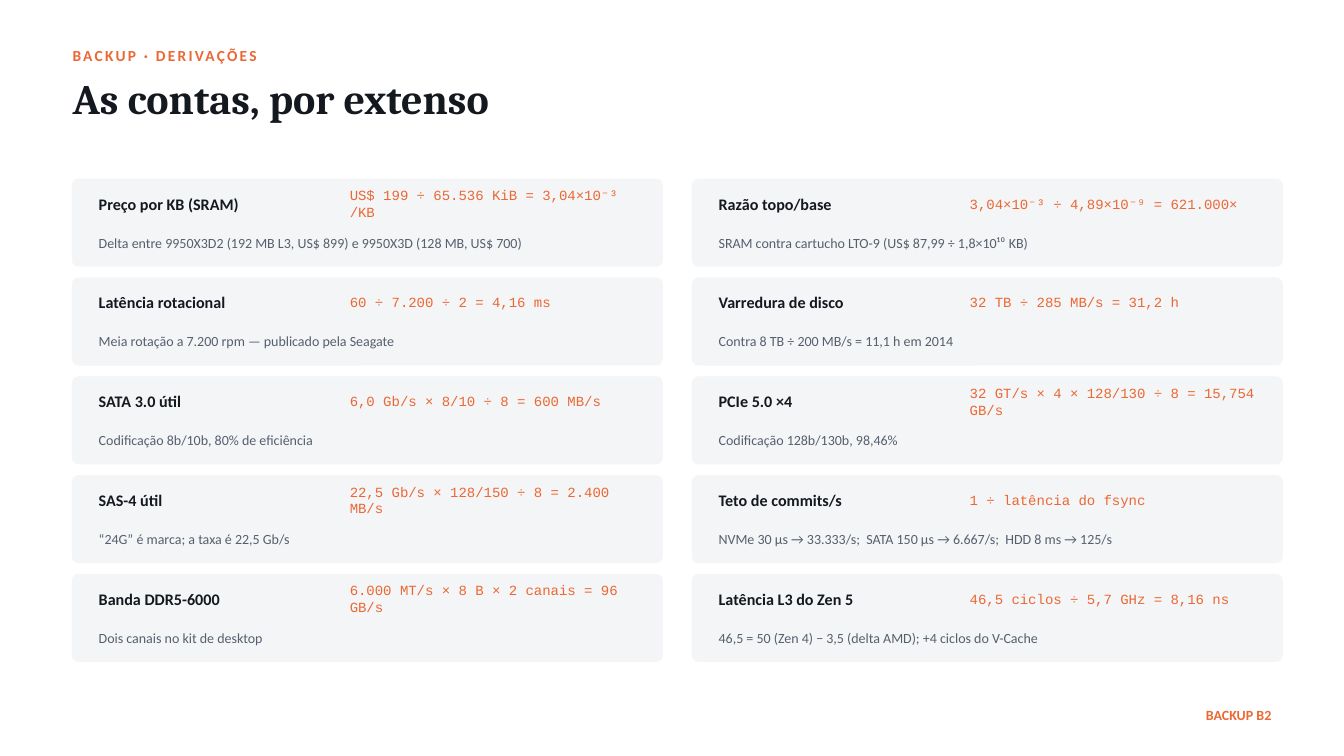
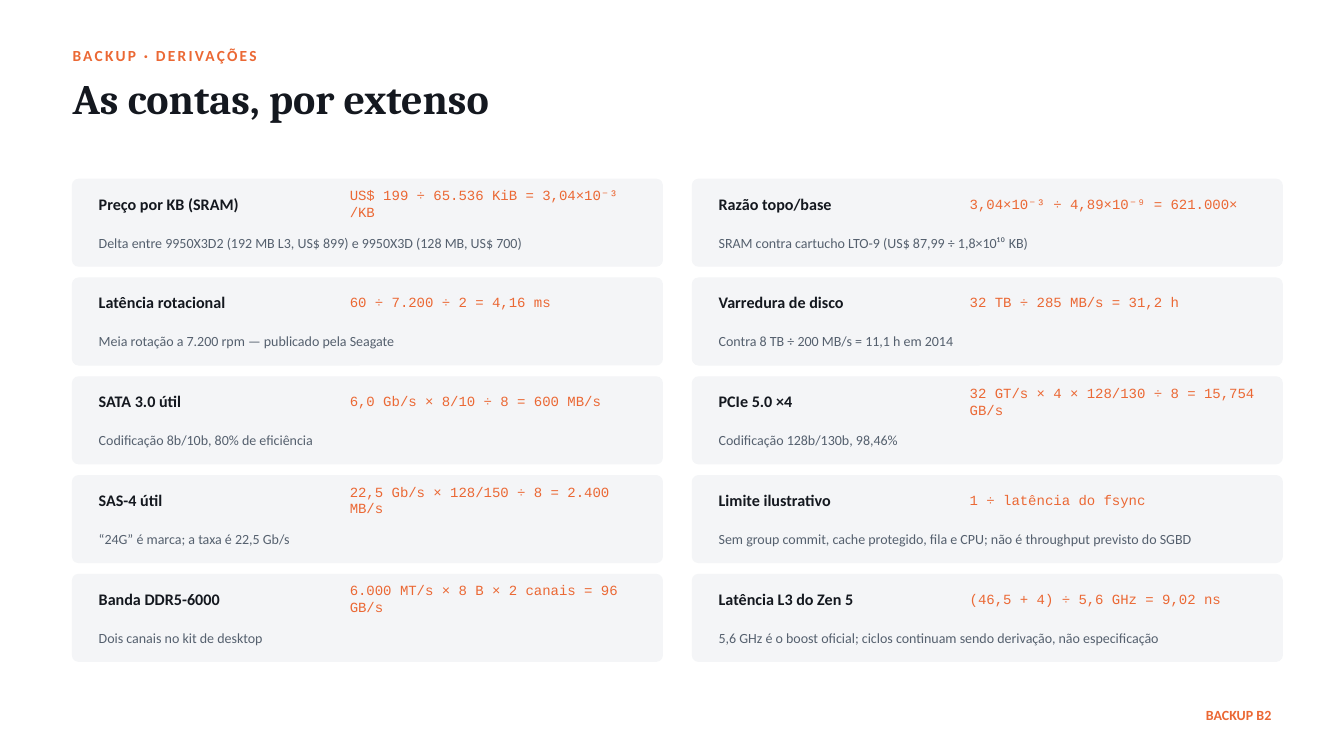
Before and after one commit to guilherme-hu/Trabalho-CBD, a slide deck: slide 28 of Storage e Interfaces/Slides_Armazenamento_SBD.pptx. Drawn at 1344x756 pixels with LibreOffice and Linux fonts; fonts in the diff are those of the drawing. Boxes give left, top, right and bottom in pixels: in the first picture for what was removed or moved away, otherwise in the second. Text is boxed around its words. In the diff, an @@ line names an element or a change of style, - is before the commit and + after.

```diff
--- a/Storage e Interfaces/Slides_Armazenamento_SBD.pptx
+++ b/Storage e Interfaces/Slides_Armazenamento_SBD.pptx
@@ text at (719, 494, 831, 506): text changed @@
-Teto de commits/s
+Limite ilustrativo
@@ text at (719, 534, 1191, 547): text changed @@
-NVMe 30 µs → 33.333/s; SATA 150 µs → 6.667/s; HDD 8 ms → 125/s
+Sem group commit, cache protegido, fila e CPU; não é throughput previsto do SGBD
@@ text at (970, 594, 1221, 607): text changed @@
-46,5 ciclos ÷ 5,7 GHz = 8,16 ns
+(46,5 + 4) ÷ 5,6 GHz = 9,02 ns
@@ text at (719, 633, 1158, 646): text changed @@
-46,5 = 50 (Zen 4) − 3,5 (delta AMD); +4 ciclos do V-Cache
+5,6 GHz é o boost oficial; ciclos continuam sendo derivação, não especificação
```
Also in this commit, not shown: 10 other slides changed, 28 other files.
